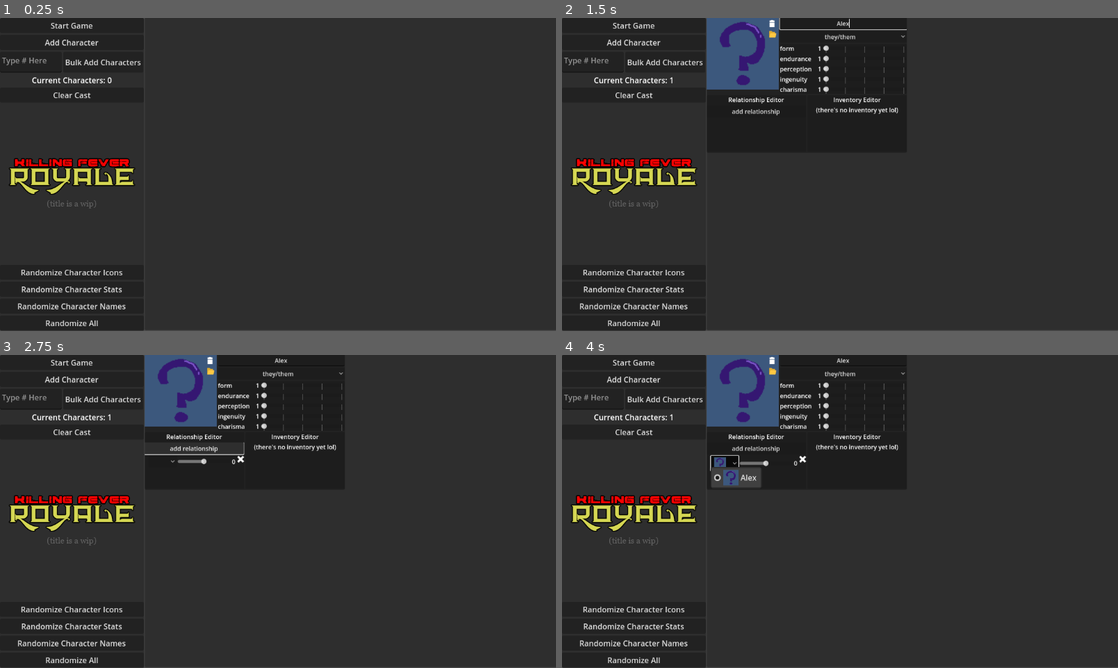
Above: before the commit, frames 1-4 (two rows, left to right).
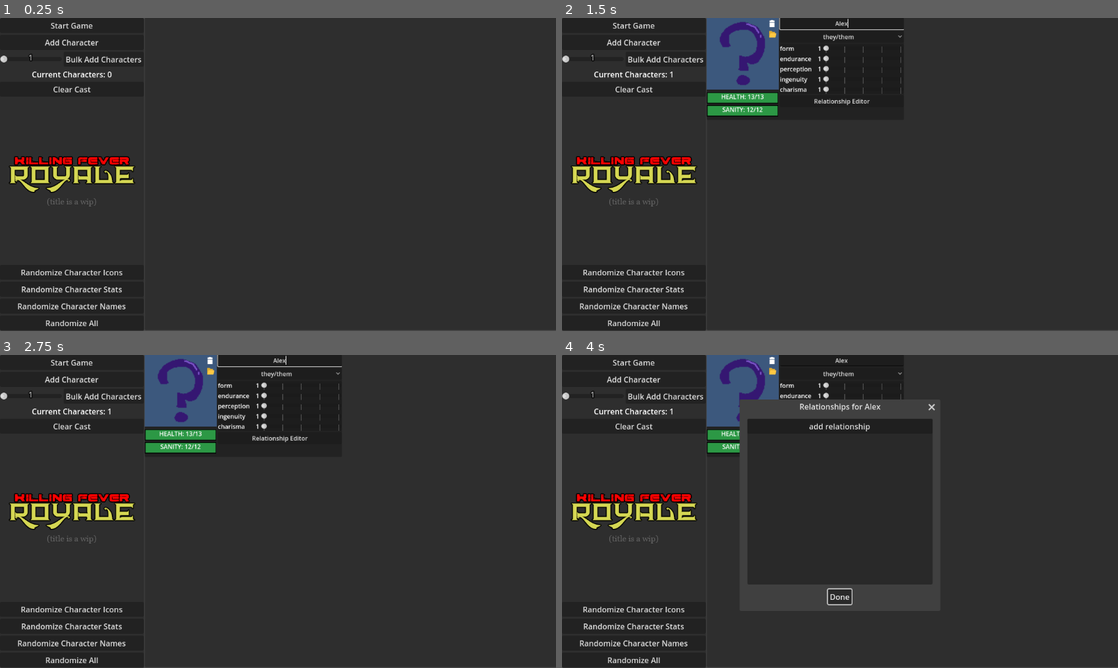
Above: after the commit, the same moments.

Repository: dwpeters84/Battle-Royale-Simulator-Godot-4.4
Game: Godot game, scene res://CastMaker.tscn
The game is run twice, just before and just after one commit, with the same random seed, the same clock (stepped at 60 frames per second) and the same inputs.
Inputs (mouse positions are in pixels of both pictures, inside the frame that each line leads up to):
- Up to frame 1 (0.25 s): no input
- Up to frame 2 (1.5 s): click "Add Character" at 0.5 s; click (845, 24) at 1.27 s; type "Alex" at 1.35 s
- Up to frame 3 (2.75 s): click (194, 448) at 2 s, where only the run before the commit has a clickable "add relationship"
- Up to frame 4 (4 s): click (840, 439) at 2.75 s, where only the run after the commit has a clickable "Relationship Editor"; click (723, 461) at 3.52 s

The runs differ from the first frame. In frame 1, 2.0% of the frame differs, in the area x 0-26%, y 11-61%; in frame 2, 3.3%; in frame 3, 3.7%; in frame 4, 5.7%, in the area x 0-68%, y 1-80%.

Commit message:
Make relationship editor its own popup window Make rand_names emit text_changed so anything listening to that signal gets updated too Improve fighter creator scene Use _process, not _physics_process Add a "changed" signal when current_cast is set to something Use slider for bulk adding chars Fix lag when adding a lot of characters, delaying the panel creation by a bit

Diff:
--- a/CastMaker.tscn
+++ b/CastMaker.tscn
@@ -7,11 +7,17 @@
 [ext_resource type="Script" uid="uid://dekq6aob67m30" path="res://rand_icons.gd" id="3_jr0kw"]
 [ext_resource type="Script" uid="uid://bxmk1kywhut43" path="res://bulk_add_characters.gd" id="3_x7ypp"]
 [ext_resource type="Texture2D" uid="uid://bs6gyyfnjn112" path="res://ui_icons/KFR.png" id="4_2i1q7"]
+[ext_resource type="Script" uid="uid://n7clvw6aqpsm" path="res://bulk_slider.gd" id="4_f17vn"]
 [ext_resource type="Script" uid="uid://cf2dlr2t1jbqi" path="res://rand_stats.gd" id="4_k0cod"]
 [ext_resource type="Script" uid="uid://dn8q0x0dk133l" path="res://clear_cast.gd" id="4_pga40"]
 [ext_resource type="Script" uid="uid://rkbyl8nynyr7" path="res://rand_names.gd" id="5_q18fw"]
 [ext_resource type="Script" uid="uid://c41ativ1qnk7q" path="res://rand_all.gd" id="6_eb18u"]
 [ext_resource type="AudioStream" uid="uid://dplrjswfsr1a" path="res://castbuilder.mp3" id="7_avln1"]
+
+[sub_resource type="LabelSettings" id="LabelSettings_2hpj6"]
+font_color = Color(1, 1, 1, 0.666667)
+outline_size = 8
+outline_color = Color(0, 0, 0, 0.670588)
 
 [node name="CastMaker" type="Control"]
 layout_mode = 3
@@ -35,8 +41,9 @@
 
 [node name="CharacterContainer" type="HFlowContainer" parent="PanelContainer/ScrollContainer" groups=["CastMaker"]]
 unique_name_in_owner = true
-custom_minimum_size = Vector2(1061.48, 0)
-layout_mode = 2
+layout_mode = 2
+size_flags_horizontal = 3
+size_flags_vertical = 3
 script = ExtResource("2_jr0kw")
 
 [node name="PanelContainer2" type="PanelContainer" parent="."]
@@ -67,11 +74,25 @@
 [node name="HBoxContainer" type="HBoxContainer" parent="PanelContainer2/VBoxContainer"]
 layout_mode = 2
 
-[node name="BulkLabel" type="TextEdit" parent="PanelContainer2/VBoxContainer/HBoxContainer"]
-unique_name_in_owner = true
-custom_minimum_size = Vector2(127.8, 43.345)
-layout_mode = 2
-placeholder_text = "Type # Here"
+[node name="BulkSlider" type="HSlider" parent="PanelContainer2/VBoxContainer/HBoxContainer"]
+unique_name_in_owner = true
+layout_mode = 2
+size_flags_horizontal = 3
+size_flags_vertical = 1
+min_value = 1.0
+value = 1.0
+script = ExtResource("4_f17vn")
+
+[node name="Label" type="Label" parent="PanelContainer2/VBoxContainer/HBoxContainer/BulkSlider"]
+layout_mode = 1
+anchors_preset = 15
+anchor_right = 1.0
+anchor_bottom = 1.0
+grow_horizontal = 2
+grow_vertical = 2
+text = "1"
+label_settings = SubResource("LabelSettings_2hpj6")
+horizontal_alignment = 1
 
 [node name="Bulk Add Characters" type="Button" parent="PanelContainer2/VBoxContainer/HBoxContainer"]
 layout_mode = 2
@@ -79,6 +100,7 @@
 script = ExtResource("3_x7ypp")
 
 [node name="CharacterCounter" type="Label" parent="PanelContainer2/VBoxContainer"]
+unique_name_in_owner = true
 layout_mode = 2
 text = "Current Characters: 0"
 horizontal_alignment = 1
@@ -129,6 +151,53 @@
 text = "Randomize All"
 script = ExtResource("6_eb18u")
 
+[node name="BlockInputRect" type="ColorRect" parent="."]
+unique_name_in_owner = true
+visible = false
+layout_mode = 1
+anchors_preset = 15
+anchor_right = 1.0
+anchor_bottom = 1.0
+grow_horizontal = 2
+grow_vertical = 2
+color = Color(1, 1, 1, 0.156863)
+
+[node name="CenterContainer" type="CenterContainer" parent="BlockInputRect"]
+layout_mode = 1
+anchors_preset = 15
+anchor_right = 1.0
+anchor_bottom = 1.0
+grow_horizontal = 2
+grow_vertical = 2
+
+[node name="PanelContainer" type="PanelContainer" parent="BlockInputRect/CenterContainer"]
+layout_mode = 2
+
+[node name="MarginContainer" type="MarginContainer" parent="BlockInputRect/CenterContainer/PanelContainer"]
+layout_mode = 2
+theme_override_constants/margin_left = 32
+theme_override_constants/margin_top = 32
+theme_override_constants/margin_right = 32
+theme_override_constants/margin_bottom = 32
+
+[node name="VBoxContainer" type="VBoxContainer" parent="BlockInputRect/CenterContainer/PanelContainer/MarginContainer"]
+layout_mode = 2
+
+[node name="BlockInputLabel" type="RichTextLabel" parent="BlockInputRect/CenterContainer/PanelContainer/MarginContainer/VBoxContainer"]
+unique_name_in_owner = true
+layout_mode = 2
+theme_override_constants/outline_size = 8
+text = "Adding Characters..."
+fit_content = true
+autowrap_mode = 0
+horizontal_alignment = 1
+vertical_alignment = 1
+
+[node name="BlockInterruptButton" type="Button" parent="BlockInputRect/CenterContainer/PanelContainer/MarginContainer/VBoxContainer"]
+unique_name_in_owner = true
+layout_mode = 2
+text = "Interrupt"
+
 [node name="AudioStreamPlayer" type="AudioStreamPlayer" parent="."]
 stream = ExtResource("7_avln1")
 autoplay = true
@@ -136,6 +205,7 @@
 [connection signal="pressed" from="PanelContainer2/VBoxContainer/Start Game" to="PanelContainer2/VBoxContainer/Start Game" method="_on_pressed"]
 [connection signal="confirmed" from="PanelContainer2/VBoxContainer/Start Game/StartGameDialog" to="." method="_on_start_game_dialog_confirmed"]
 [connection signal="pressed" from="PanelContainer2/VBoxContainer/Add Character" to="PanelContainer/ScrollContainer/CharacterContainer" method="_on_add_character_pressed"]
+[connection signal="value_changed" from="PanelContainer2/VBoxContainer/HBoxContainer/BulkSlider" to="PanelContainer2/VBoxContainer/HBoxContainer/BulkSlider" method="_on_value_changed"]
 [connection signal="pressed" from="PanelContainer2/VBoxContainer/HBoxContainer/Bulk Add Characters" to="PanelContainer2/VBoxContainer/HBoxContainer/Bulk Add Characters" method="_on_pressed"]
 [connection signal="pressed" from="PanelContainer2/VBoxContainer/Clear Cast" to="PanelContainer2/VBoxContainer/Clear Cast" method="_on_pressed"]
 [connection signal="confirmed" from="PanelContainer2/VBoxContainer/Clear Cast/AcceptDialog" to="PanelContainer2/VBoxContainer/Clear Cast" method="_on_accept_dialog_confirmed"]
@@ -143,3 +213,4 @@
 [connection signal="pressed" from="PanelContainer2/VBoxContainer/RandStats" to="PanelContainer2/VBoxContainer/RandStats" method="_on_pressed"]
 [connection signal="pressed" from="PanelContainer2/VBoxContainer/RandNames" to="PanelContainer2/VBoxContainer/RandNames" method="_on_pressed"]
 [connection signal="pressed" from="PanelContainer2/VBoxContainer/RandAll" to="PanelContainer2/VBoxContainer/RandAll" method="_on_pressed"]
+[connection signal="pressed" from="BlockInputRect/CenterContainer/PanelContainer/MarginContainer/VBoxContainer/BlockInterruptButton" to="PanelContainer2/VBoxContainer/HBoxContainer/Bulk Add Characters" method="_on_block_interrupt_button_pressed"]
--- a/FighterCreator.tscn
+++ b/FighterCreator.tscn
@@ -15,10 +15,10 @@
 [ext_resource type="Script" uid="uid://chgrkhxnr7fid" path="res://add_relationship.gd" id="13_agfup"]
 
 [node name="Character" type="PanelContainer"]
-anchors_preset = 15
-anchor_right = 1.0
-anchor_bottom = 1.0
-offset_right = -630.94
+custom_minimum_size = Vector2(520, 270)
+anchors_preset = 15
+anchor_right = 1.0
+anchor_bottom = 1.0
 grow_horizontal = 2
 grow_vertical = 2
 script = ExtResource("1_1v8qw")
@@ -30,6 +30,7 @@
 [node name="VBoxContainer2" type="VBoxContainer" parent="ScrollContainer"]
 layout_mode = 2
 size_flags_horizontal = 3
+size_flags_vertical = 3
 
 [node name="MainPanel" type="HBoxContainer" parent="ScrollContainer/VBoxContainer2"]
 layout_mode = 2
@@ -111,7 +112,6 @@
 
 [node name="Bars" type="VBoxContainer" parent="ScrollContainer/VBoxContainer2/MainPanel/VBoxContainer"]
 unique_name_in_owner = true
-visible = false
 layout_mode = 2
 
 [node name="HealthBar" type="TextureProgressBar" parent="ScrollContainer/VBoxContainer2/MainPanel/VBoxContainer/Bars"]
@@ -231,56 +231,48 @@
 layout_mode = 2
 modified_stat = "charisma"
 
-[node name="CastEditorShit" type="HBoxContainer" parent="ScrollContainer/VBoxContainer2"]
-layout_mode = 2
-
-[node name="RelationshipPanel" type="PanelContainer" parent="ScrollContainer/VBoxContainer2/CastEditorShit"]
-custom_minimum_size = Vector2(262.325, 149.225)
-layout_mode = 2
-
-[node name="VBoxContainer" type="VBoxContainer" parent="ScrollContainer/VBoxContainer2/CastEditorShit/RelationshipPanel"]
-layout_mode = 2
-
-[node name="RelationshipEditorLabel" type="Label" parent="ScrollContainer/VBoxContainer2/CastEditorShit/RelationshipPanel/VBoxContainer"]
+[node name="RelationshipEditor" type="Button" parent="ScrollContainer/VBoxContainer2/MainPanel/EditControls"]
+unique_name_in_owner = true
+layout_mode = 2
+text = "Relationship Editor"
+
+[node name="RelationshipWindow" type="AcceptDialog" parent="."]
+unique_name_in_owner = true
+title = "Relationship Editor"
+initial_position = 1
+size = Vector2i(400, 400)
+ok_button_text = "Done"
+
+[node name="RelationshipPanel" type="PanelContainer" parent="RelationshipWindow"]
+anchors_preset = 15
+anchor_right = 1.0
+anchor_bottom = 1.0
+offset_left = 8.0
+offset_top = 8.0
+offset_right = -8.0
+offset_bottom = -49.0
+grow_horizontal = 2
+grow_vertical = 2
+
+[node name="VBoxContainer" type="VBoxContainer" parent="RelationshipWindow/RelationshipPanel"]
+layout_mode = 2
+
+[node name="AddRelationship" type="Button" parent="RelationshipWindow/RelationshipPanel/VBoxContainer"]
+custom_minimum_size = Vector2(262.095, 0)
 layout_mode = 2
 size_flags_vertical = 0
-text = "Relationship Editor"
-horizontal_alignment = 1
-
-[node name="ScrollContainer" type="ScrollContainer" parent="ScrollContainer/VBoxContainer2/CastEditorShit/RelationshipPanel/VBoxContainer"]
-custom_minimum_size = Vector2(0, 120.63)
-layout_mode = 2
-
-[node name="RelationshipContainer" type="VBoxContainer" parent="ScrollContainer/VBoxContainer2/CastEditorShit/RelationshipPanel/VBoxContainer/ScrollContainer"]
-unique_name_in_owner = true
-layout_mode = 2
-script = ExtResource("12_71vk2")
-
-[node name="AddRelationship" type="Button" parent="ScrollContainer/VBoxContainer2/CastEditorShit/RelationshipPanel/VBoxContainer/ScrollContainer/RelationshipContainer"]
-custom_minimum_size = Vector2(262.095, 0)
-layout_mode = 2
-size_flags_horizontal = 4
-size_flags_vertical = 3
 text = "add relationship"
 script = ExtResource("13_agfup")
 
-[node name="InventoryPanel" type="PanelContainer" parent="ScrollContainer/VBoxContainer2/CastEditorShit"]
-custom_minimum_size = Vector2(262.325, 149.225)
-layout_mode = 2
-
-[node name="VBoxContainer" type="VBoxContainer" parent="ScrollContainer/VBoxContainer2/CastEditorShit/InventoryPanel"]
-layout_mode = 2
-
-[node name="InventoryEditorLabel" type="Label" parent="ScrollContainer/VBoxContainer2/CastEditorShit/InventoryPanel/VBoxContainer"]
-layout_mode = 2
-size_flags_vertical = 0
-text = "Inventory Editor"
-horizontal_alignment = 1
-
-[node name="lol" type="Label" parent="ScrollContainer/VBoxContainer2/CastEditorShit/InventoryPanel/VBoxContainer"]
-layout_mode = 2
-size_flags_vertical = 0
-text = "(there's no inventory yet lol)"
-horizontal_alignment = 1
-
-[connection signal="pressed" from="ScrollContainer/VBoxContainer2/CastEditorShit/RelationshipPanel/VBoxContainer/ScrollContainer/RelationshipContainer/AddRelationship" to="ScrollContainer/VBoxContainer2/CastEditorShit/RelationshipPanel/VBoxContainer/ScrollContainer/RelationshipContainer/AddRelationship" method="_on_pressed"]
+[node name="ScrollContainer" type="ScrollContainer" parent="RelationshipWindow/RelationshipPanel/VBoxContainer"]
+layout_mode = 2
+size_flags_vertical = 3
+
+[node name="RelationshipContainer" type="VBoxContainer" parent="RelationshipWindow/RelationshipPanel/VBoxContainer/ScrollContainer"]
+unique_name_in_owner = true
+layout_mode = 2
+size_flags_horizontal = 3
+script = ExtResource("12_71vk2")
+
+[connection signal="pressed" from="ScrollContainer/VBoxContainer2/MainPanel/EditControls/RelationshipEditor" to="." method="_on_relationship_editor_pressed"]
+[connection signal="pressed" from="RelationshipWindow/RelationshipPanel/VBoxContainer/AddRelationship" to="RelationshipWindow/RelationshipPanel/VBoxContainer/AddRelationship" method="_on_pressed"]
--- a/RelationshipEditor.tscn
+++ b/RelationshipEditor.tscn
@@ -1,26 +1,38 @@
-[gd_scene load_steps=4 format=3 uid="uid://2ek1oh0xlqex"]
+[gd_scene load_steps=6 format=3 uid="uid://2ek1oh0xlqex"]
 
 [ext_resource type="Script" uid="uid://d2q0ansljawiu" path="res://relationship_editor.gd" id="1_hm312"]
 [ext_resource type="Script" uid="uid://jg4ju7wsro17" path="res://relationship_modifier_slider.gd" id="2_hm312"]
 [ext_resource type="Texture2D" uid="uid://ccuf5k0s281ih" path="res://ui_icons/grey_crossWhite.png" id="3_l5xla"]
 
+[sub_resource type="Theme" id="Theme_n2fgw"]
+OptionButton/constants/icon_max_width = 32
+PopupMenu/constants/icon_max_width = 32
+
+[sub_resource type="LabelSettings" id="LabelSettings_2hpj6"]
+font_color = Color(1, 1, 1, 0.666667)
+outline_size = 8
+outline_color = Color(0, 0, 0, 0.670588)
+
 [node name="RelationshipEditor" type="HBoxContainer"]
+anchors_preset = 15
+anchor_right = 1.0
+anchor_bottom = 1.0
+grow_horizontal = 2
+grow_vertical = 2
+size_flags_horizontal = 3
+size_flags_vertical = 0
+theme = SubResource("Theme_n2fgw")
 script = ExtResource("1_hm312")
-
-[node name="MarginContainer" type="MarginContainer" parent="."]
-custom_minimum_size = Vector2(7.985, 0)
-layout_mode = 2
 
 [node name="RelationshipOptions" type="OptionButton" parent="."]
 unique_name_in_owner = true
-custom_minimum_size = Vector2(72.61, 0)
+custom_minimum_size = Vector2(216, 40)
 layout_mode = 2
-text_overrun_behavior = 1
+selected = 0
 item_count = 1
-popup/item_0/text = "[None]"
 popup/item_0/id = 0
 
-[node name="HSlider" type="HSlider" parent="."]
+[node name="RelationshipSlider" type="HSlider" parent="."]
 custom_minimum_size = Vector2(80.545, 0)
 layout_mode = 2
 size_flags_horizontal = 3
@@ -28,15 +40,30 @@
 min_value = -10.0
 max_value = 10.0
 
-[node name="RelationshipModifierSlider" type="Label" parent="."]
-layout_mode = 2
+[node name="RelationshipModifierSlider" type="Label" parent="RelationshipSlider"]
+layout_mode = 1
+anchors_preset = 15
+anchor_right = 1.0
+anchor_bottom = 1.0
+grow_horizontal = 2
+grow_vertical = 2
 text = "0"
+label_settings = SubResource("LabelSettings_2hpj6")
+horizontal_alignment = 1
+vertical_alignment = 1
 script = ExtResource("2_hm312")
 
-[node name="delete" type="TextureButton" parent="."]
+[node name="MarginContainer" type="MarginContainer" parent="."]
+layout_mode = 2
+theme_override_constants/margin_left = 16
+theme_override_constants/margin_right = 16
+
+[node name="delete" type="TextureButton" parent="MarginContainer"]
 layout_mode = 2
 texture_normal = ExtResource("3_l5xla")
+stretch_mode = 3
 
 [connection signal="item_selected" from="RelationshipOptions" to="." method="_on_relationship_options_item_selected"]
 [connection signal="pressed" from="RelationshipOptions" to="." method="_on_relationship_options_pressed"]
-[connection signal="pressed" from="delete" to="." method="_on_delete_pressed"]
+[connection signal="value_changed" from="RelationshipSlider" to="RelationshipSlider/RelationshipModifierSlider" method="_on_relationship_slider_value_changed"]
+[connection signal="pressed" from="MarginContainer/delete" to="." method="_on_delete_pressed"]
--- a/add_char_button.gd
+++ b/add_char_button.gd
@@ -4,7 +4,5 @@
 
 func _on_add_character_pressed() -> void:
 	var character = new_char.instantiate()
-	character.custom_minimum_size = Vector2(0, 356.425)
 	add_child(character)
 	Cast.current_cast = get_children()
-	print(Cast.current_cast)
--- a/add_relationship.gd
+++ b/add_relationship.gd
@@ -4,5 +4,4 @@
 
 func _on_pressed() -> void:
 	var new_relationship = relationship_scene.instantiate()
-	add_sibling(new_relationship)
-	pass # Replace with function body.
+	%RelationshipContainer.add_child(new_relationship)
--- a/bulk_add_characters.gd
+++ b/bulk_add_characters.gd
@@ -2,18 +2,32 @@
 
 @onready var new_char = preload("res://FighterCreator.tscn")
 
+var interrupt = false
+
 func _on_add_character_pressed() -> void:
 	var character = new_char.instantiate()
-	character.custom_minimum_size = Vector2(0, 356.425)
 	add_child(character)
 	Cast.current_cast = get_children()
 
 
 func _on_pressed() -> void:
-	var times_to_add = int(%BulkLabel.text)
-
+	var times_to_add = int(%BulkSlider.value)
+	get_viewport().gui_release_focus()
+	%BlockInputRect.show()
+	interrupt = false
+	var chars_added = 0
 	for num in range(0, times_to_add):
+		if interrupt:
+			break
 		var character = new_char.instantiate()
-		character.custom_minimum_size = Vector2(0, 356.425)
 		%CharacterContainer.add_child(character)
 		Cast.current_cast = %CharacterContainer.get_children()
+		chars_added += 1
+		%BlockInputLabel.text = "Adding characters...\n%s left" % [times_to_add - chars_added]
+		if chars_added % 2 == 0:
+			await get_tree().process_frame
+	%BlockInputRect.hide()
+
+
+func _on_block_interrupt_button_pressed() -> void:
+	interrupt = true
--- /dev/null
+++ b/bulk_slider.gd
@@ -0,0 +1,5 @@
+extends HSlider
+
+
+func _on_value_changed(_value:float) -> void:
+	$Label.text = str(int(_value))
--- a/cast.gd
+++ b/cast.gd
@@ -1,8 +1,17 @@
 extends Node
 
-var current_cast: Array = []
+signal changed
 
-var picked_relationship: Array = []
+var current_cast: Array = []:
+	set(value):
+		current_cast = value
+		changed.emit()
 
-func _ready() -> void:
-	pass
+func add_character(chara: Character):
+	var chara_dict = {}
+	chara_dict["name"] = chara.char_name
+	chara_dict["form"] = chara.form
+	chara_dict["endurance"] = chara.endurance
+	chara_dict["perception"] = chara.perception
+	chara_dict["ingenuity"] = chara.ingenuity
+	chara_dict["charisma"] = chara.charisma
--- a/character_info.gd
+++ b/character_info.gd
@@ -62,6 +62,8 @@
 
 @onready var editstats = %EditStats
 
+@onready var relationship_window = %RelationshipWindow
+
 #stats
 @onready var form_slider = %FormSlider
 @onready var endurance_slider = %EnduranceSlider
@@ -136,14 +138,14 @@
 		print(char_name + " cannot move because they're dead, lol.")
 
 func set_char_name(new_name: String):
-	print("set_char_name: Received:", new_name)
 	var potential_name = new_name.strip_edges()
 	if potential_name.is_empty():
 		potential_name = "Tribute" # Default if empty
 
 	if char_name != potential_name:
 		char_name = potential_name
-		print("set_char_name: char_name is now:", char_name)
+
+	name_label.text = "[center][font_size=22]" + char_name + "[/font_size][/center]"
 
 func set_health(value: int):
 	var previous_health = health
@@ -226,15 +228,7 @@
 
 # --- Signal Callbacks ---
 func _on_name_input_text_changed(new_text) -> void:
-	print("_on_name_input_text_changed: Input text is now:", new_text)
-	var current_input_text = new_text.strip_edges()
-	if current_input_text.is_empty():
-		char_name = "Tribute"
-	else:
-		char_name = current_input_text
-	print("_on_name_input_text_changed: char_name updated to:", char_name)
-
-	name_label.text = "[center][font_size=22]" + new_text + "[/font_size][/center]"
+	set_char_name(new_text)
 
 func _on_pronoun_selected(index: int) -> void:
 	picked_pronoun_key = pronouns_button.get_item_text(index)
@@ -277,3 +271,8 @@
 func confirm_delete() -> void:
 	Cast.current_cast.erase(self)
 	queue_free()
+
+
+func _on_relationship_editor_pressed() -> void:
+	relationship_window.popup()
+	relationship_window.title = "Relationships for " + char_name
--- a/clear_cast.gd
+++ b/clear_cast.gd
@@ -5,4 +5,5 @@
 
 func _on_accept_dialog_confirmed() -> void:
 	for child in %CharacterContainer.get_children():
+		Cast.current_cast.erase(child)
 		child.queue_free()
--- a/current_characters_label.gd
+++ b/current_characters_label.gd
@@ -1,4 +1,4 @@
 extends Label
 
-func _physics_process(delta: float) -> void:
+func _process(_delta: float) -> void:
 	text = "Current Characters: " + str(int(Cast.current_cast.size()))
--- a/rand_names.gd
+++ b/rand_names.gd
@@ -17,12 +17,12 @@
 	for char in %CharacterContainer.get_children():
 		if not picked_names.has(picked_name):
 			picked_name = names.pick_random()
-			char.name_input.text = picked_name
 			picked_names.append(picked_name)
 		else:
 			names.shuffle()
 			picked_name = names.pick_random()
-			char.name_input.text = picked_name
+		char.name_input.text = picked_name
+		char.name_input.text_changed.emit(picked_name)
 
 
 func _on_pressed() -> void:
--- a/relationship_editor.gd
+++ b/relationship_editor.gd
@@ -1,40 +1,20 @@
 extends HBoxContainer
-@onready var r_options = %RelationshipOptions
+@onready var r_options: OptionButton = %RelationshipOptions
 var in_list: Array = []
 var current_edited: Array = []
 
-func resize_texture(texture: Texture2D, new_size: Vector2) -> Texture2D:
-	var img := texture.get_image()
-	img.resize(new_size.x, new_size.y, Image.INTERPOLATE_LANCZOS)
-	var resized_texture = ImageTexture.create_from_image(img)
-	return resized_texture
-
 func _on_relationship_options_pressed() -> void:
-
-
+	var old_selected = r_options.selected
 	r_options.clear()
 	in_list.clear()
 
-	for char in Cast.current_cast:
-		if char in Cast.picked_relationship:
-			continue
-		var char_icon = char.texture_rect.texture
-		var char_name = char.name_input.text
-		var resized_icon = resize_texture(char.texture_rect.texture, Vector2(32, 32))
-		r_options.add_icon_item(resized_icon, char_name)
+	for chara in Cast.current_cast:
+		var char_icon = chara.texture_rect.texture
+		var char_name = chara.name_input.text
+		r_options.add_icon_item(char_icon, char_name)
 
-		in_list.append(char)
-	pass # Replace with function body.
-
+		in_list.append(chara)
+	r_options.selected = old_selected
 
 func _on_delete_pressed() -> void:
 	queue_free()
-	pass # Replace with function body.
-
-
-func _on_relationship_options_item_selected(index: int) -> void:
-	if Cast.current_cast.get(index) in Cast.picked_relationship:
-		Cast.picked_relationship.remove_at(index)
-	else:
-		print(index, " was selected.")
-		Cast.picked_relationship.append(Cast.current_cast.get(index))
--- a/relationship_modifier_slider.gd
+++ b/relationship_modifier_slider.gd
@@ -1,4 +1,4 @@
 extends Label
 
-func _physics_process(delta: float) -> void:
-	set_text(str(int($"../HSlider".value)))
+func _on_relationship_slider_value_changed(value: float) -> void:
+	set_text(str(int(value)))
Not shown: 1 places in CastMaker.tscn that only renumber resources
Not shown, added: bulk_slider.gd.uid
